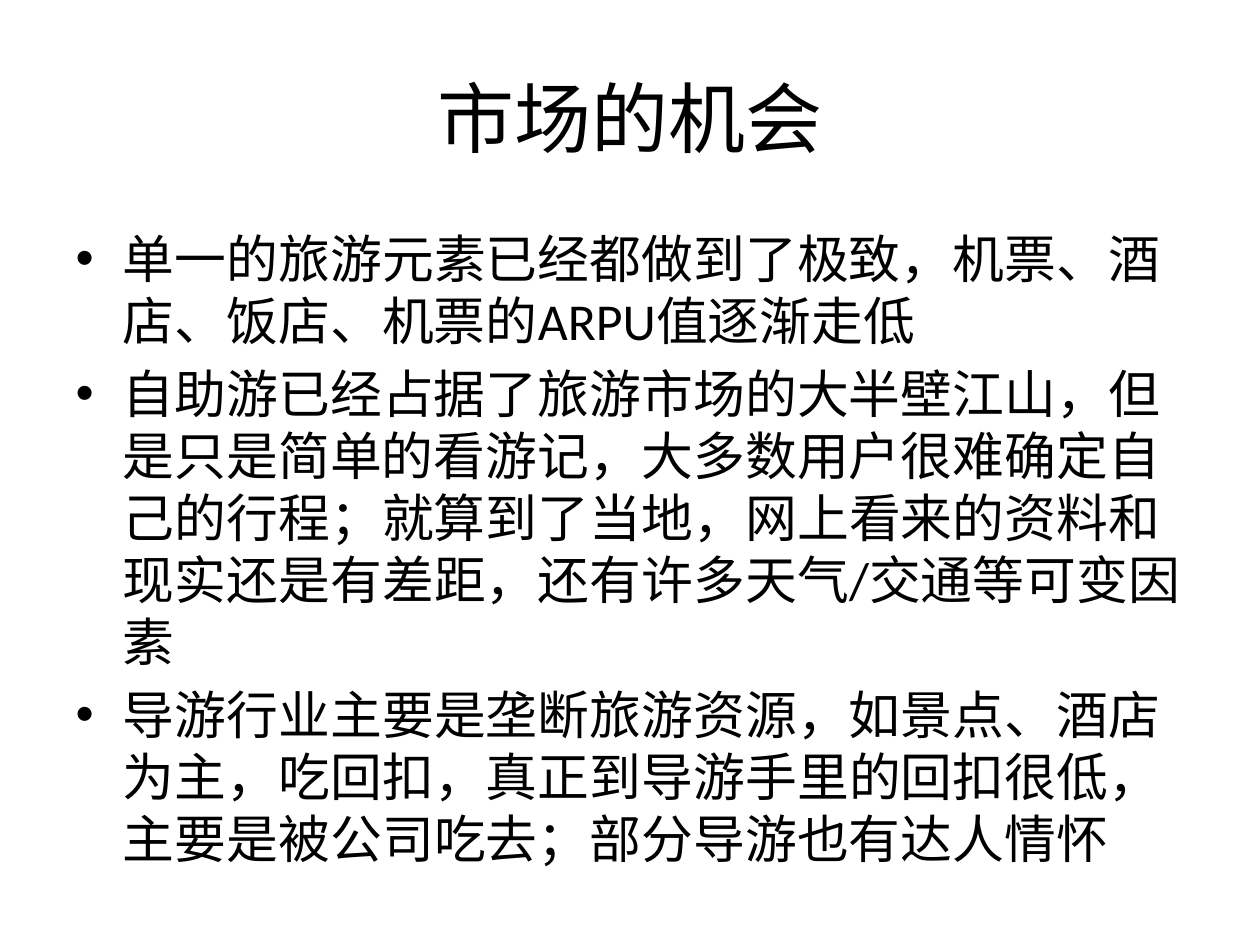
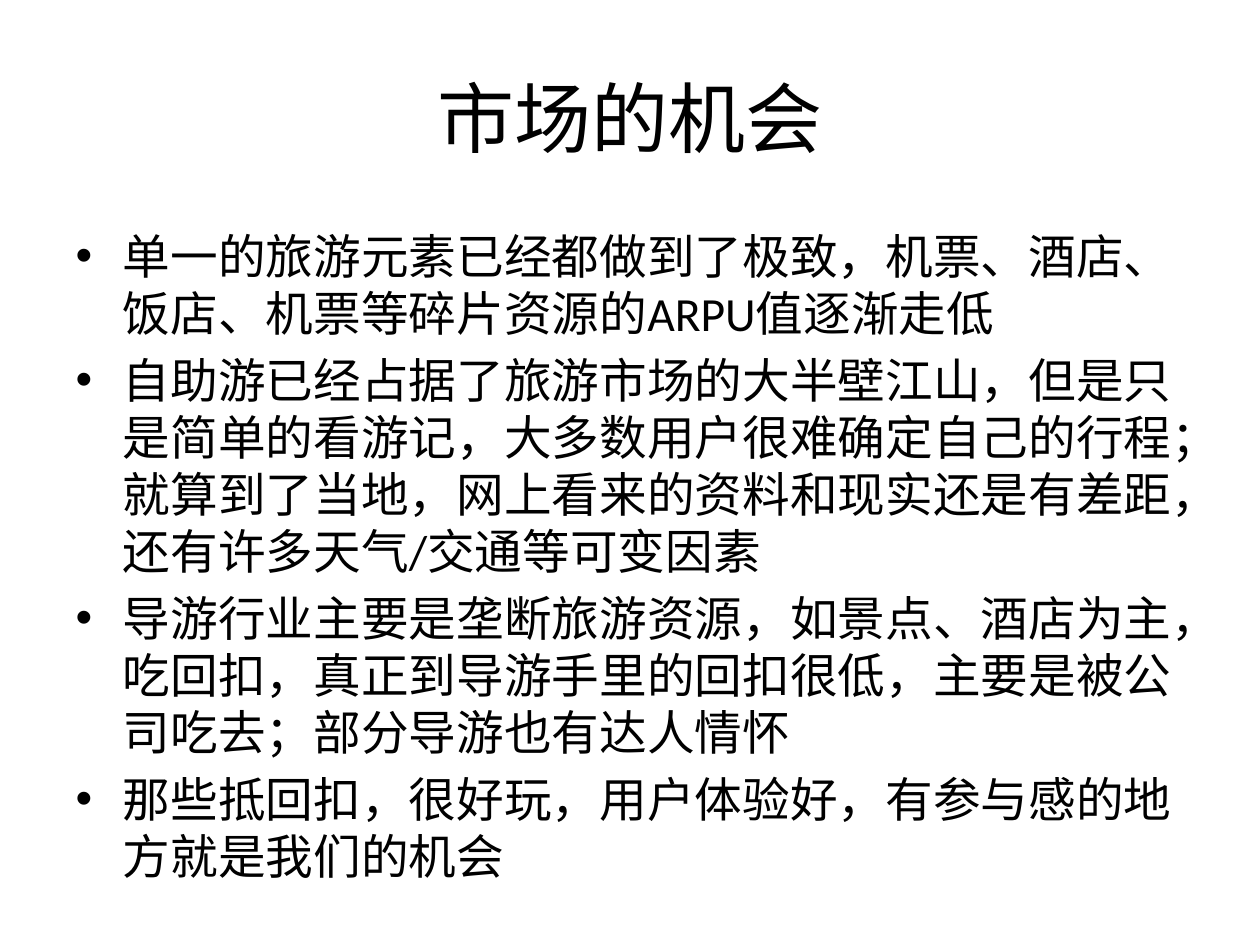
Before and after one commit to Yourtour/yt, a slide deck: slide 11 of yourtour/documents/business/YourTour BP 2.0.pptx (slide 10 before the commit). Drawn at 1260x945 pixels with LibreOffice and Linux fonts; fonts in the diff are those of the drawing. Boxes give left, top, right and bottom in pixels: in the first picture for what was removed or moved away, otherwise in the second. Text is boxed around its words. In the diff, an @@ line names an element or a change of style, - is before the commit and + after.

```diff
--- a/yourtour/documents/business/YourTour BP 2.0.pptx
+++ b/yourtour/documents/business/YourTour BP 2.0.pptx
@@ text at <box>123,234,1172,335</box>: text changed; size 29.6 to 27.2 pt @@
-• 单一的旅游元素已经都做到了极致，机票、酒店、饭店、机票的ARPU值逐渐走低
+• 单一的旅游元素已经都做到了极致，机票、酒店、饭店、机票等碎片资源的ARPU值逐渐走低
@@ text at <box>123,357,1219,758</box>: size 29.6 to 27.2 pt in "自助游已经占据了旅游市场的大半壁江山，但是只是简单的看游记，大多数用户很难确定自己的行程；就算到了当地，网上看来的资料和 ...", "导游行业主要是垄断旅游资源，如景点、酒店为主，吃回扣，真正到导游手里的回扣很低，主要是被公司吃去；部分导游也有达人情怀" @@
@@ text at <box>123,777,1172,822</box>: paragraph added @@
+• 那些抵回扣，很好玩，用户体验好，有参与感的地方就是我们的机会
```
Also in this commit, not shown: 12 other slides changed, 3 slides added, 2 other files.
